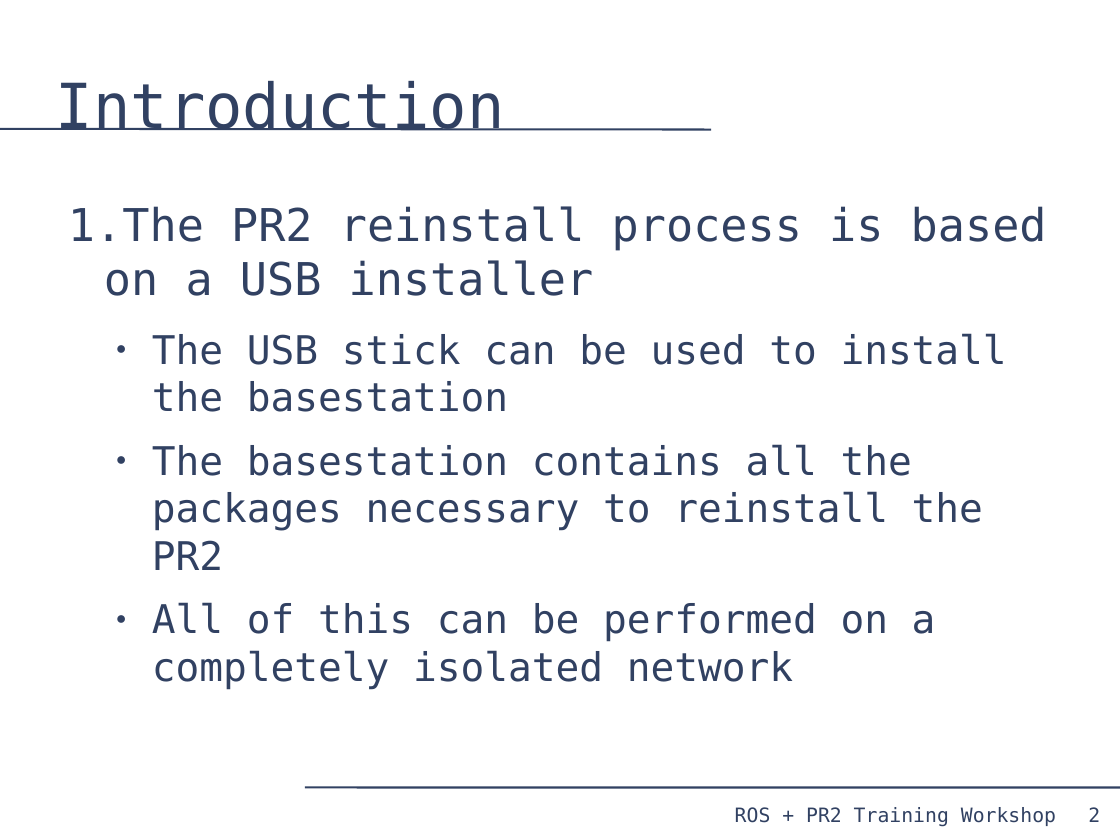
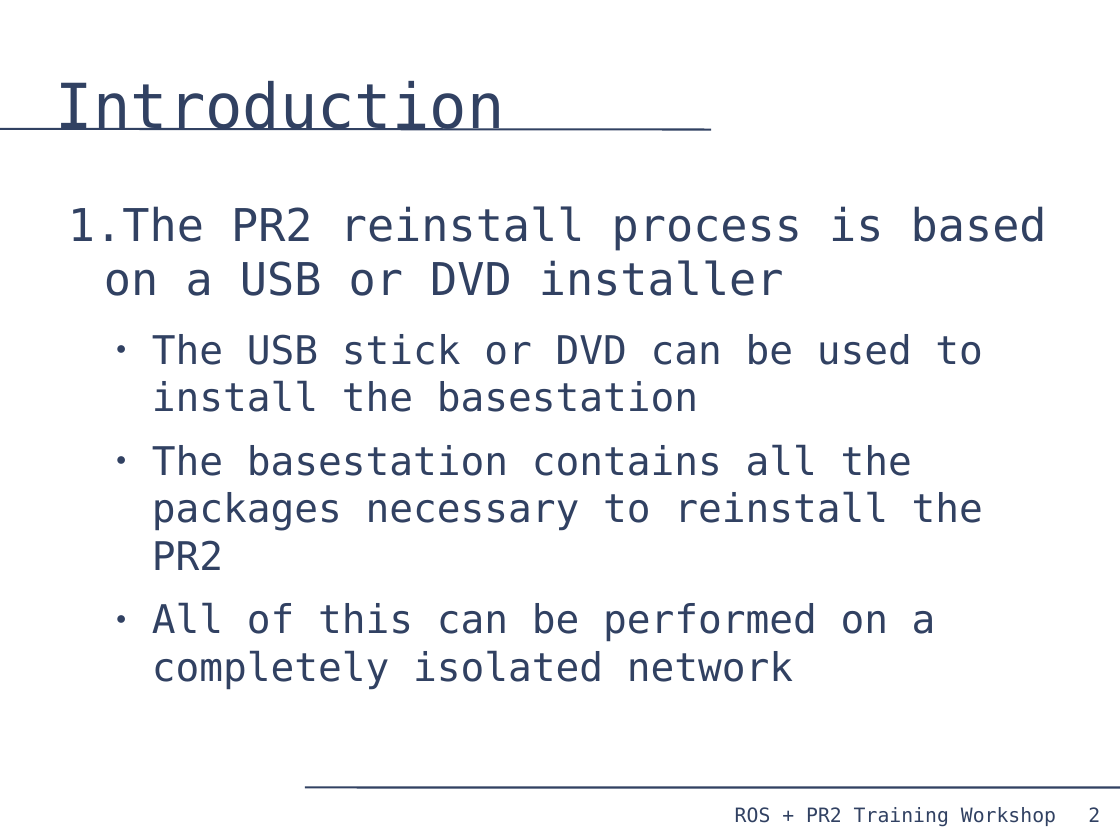
Before and after one commit to PR2/pr2_docs, a slide deck: slide 2 of pr2_training_workshop/reinstalling_pr2/reinstall.odp. Drawn at 1120x840 pixels with LibreOffice and Linux fonts; fonts in the diff are those of the drawing. Boxes give left, top, right and bottom in pixels: in the first picture for what was removed or moved away, otherwise in the second. Text is boxed around its words. In the diff, an @@ line names an element or a change of style, - is before the commit and + after.

```diff
--- a/pr2_training_workshop/reinstalling_pr2/reinstall.odp
+++ b/pr2_training_workshop/reinstalling_pr2/reinstall.odp
@@ text at (68, 206, 1047, 412): text changed @@
-1. The PR2 reinstall process is based on a USB installer
-  ● The USB stick can be used to install the basestation
+1. The PR2 reinstall process is based on a USB or DVD installer
+  ● The USB stick or DVD can be used to install the basestation
```
Also in this commit, not shown: 3 other slides changed, 2 slides added, 2 other files.
